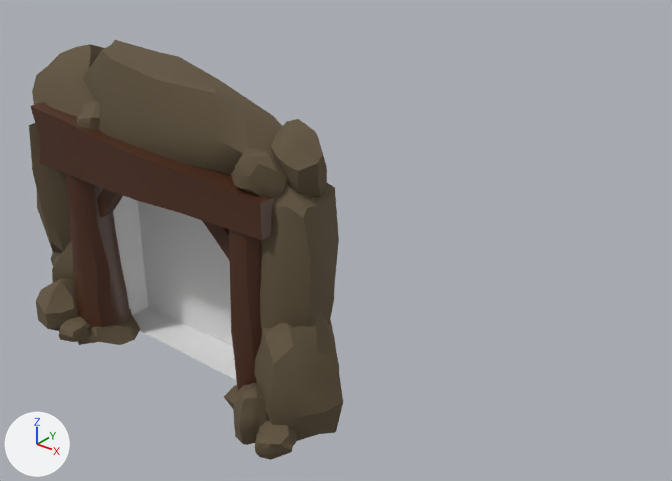
Before and after pictures for a commit that changed the FBX model Assets/Meshes/doorway.fbx.
Rendered twice from a 50 mm lens placed at (25.78, -2.92, 13.13), pointed at (11.09, 15.44, 1.74). The lights are fixed; the arrows at lower left show +X, +Y and +Z.

The scene before the commit, as lines of its bpy script (objects in view):
```python
me_cylinder_003 = bpy.data.meshes.new('Cylinder.003')
me_cylinder_003.from_pydata(...)  # 1101 vertices, 975 faces; spans x -4.91..5.14, y -1.36..1.87, z -2.64..5.81
# faces by material slot: [160, 810, 5]
me_cylinder_003.materials.append(mat_wood)  # brown #4e2c18
me_cylinder_003.materials.append(mat_rock)  # brown #62543e
me_cylinder_003.materials.append(mat_other)  # white #e7e7e7
ob_cave_doorway = bpy.data.objects.new('cave_doorway', me_cylinder_003)
ob_cave_doorway.location = (10.36, 9.85, 2.02)
```
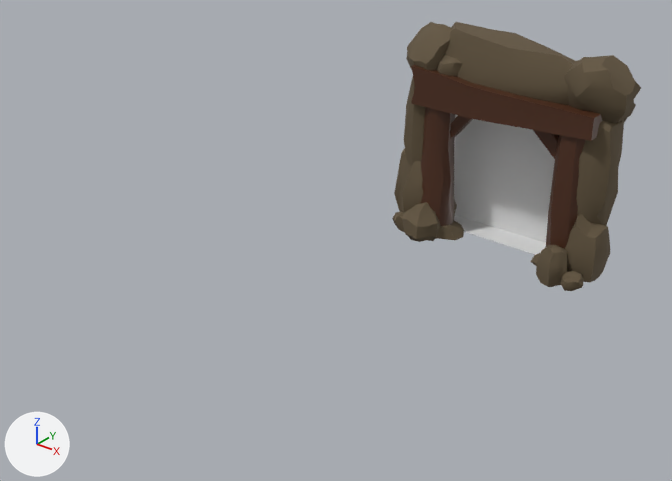
The change, as a list of edits to the scene's bpy script:
```text
Change me_cylinder_003:
    remove me_cylinder_003.from_pydata(...)  # 1101 vertices, 975 faces; spans x -4.91..5.14, y -1.36..1.87, z -2.64..5.81
    add me_cylinder_003.from_pydata(...)  # 987 vertices, 871 faces; spans x -4.06..3.91, y -1.31..1.72, z -2.09..5.29
    me_cylinder_003 part 1: the loose piece of 60 vertices spanning x -3.29..-1.97, y -0.65..0.65, z -1.54..2.93 is moved by (0.29, 0.0, 0.0)
    me_cylinder_003 part 2: the loose piece of 60 vertices spanning x 2.38..3.51, y -0.56..0.56, z -1.59..3.09 is moved by (-0.48, 0.0, 0.0)
    me_cylinder_003 part 3: the loose piece of 37 vertices spanning x -3.7..3.73, y -0.57..0.64, z 2.75..4.36 is scaled about its middle by 0.854, then moved by (0.02, -0.12, -0.12)
    me_cylinder_003 part 4: the loose piece of 24 vertices spanning x -2.38..-1.0, y -0.13..0.24, z 1.6..3.15 is moved by (0.2, 0.0, 0.0)
    me_cylinder_003 part 5: the loose piece of 24 vertices spanning x 1.29..2.89, y -0.14..0.17, z 1.68..3.15 is moved by (-0.39, 0.0, 0.0)
    me_cylinder_003 part 6: the loose piece of 56 vertices spanning x -3.05..3.93, y -0.24..1.72, z 3.04..5.81 is scaled about its middle by (1, 1, 0.911), then moved by (-0.29, 0.0, -0.39)
    me_cylinder_003 part 7: the loose piece of 52 vertices spanning x 2.71..5.14, y -0.96..1.47, z -1.81..1.67 is turned 128.7 degrees about the z axis through its middle and scaled by 0.674, then moved by (-0.72, -0.12, -0.47)
    me_cylinder_003 part 8: the loose piece of 63 vertices spanning x 2.89..3.94, y -1.29..-0.18, z -1.94..-0.59 is moved by (-0.88, 0.0, 0.0)
    me_cylinder_003 part 9: the loose piece of 55 vertices spanning x 3.74..4.69, y -1.36..-0.43, z -1.87..-1.2 is scaled about its middle by 0.759, then moved by (-0.93, 0.0, 0.0)
    me_cylinder_003 part 10: the loose piece of 56 vertices spanning x 2.96..4.63, y -0.37..1.11, z 0.07..4.28 is moved by (-0.88, 0.0, -0.38)
    me_cylinder_003 part 11: the loose piece of 52 vertices spanning x -4.65..-3.84, y -0.82..0.01, z -1.72..-1.16 is scaled about its middle by 1.09, then moved by (1.04, -0.08, -0.04)
    me_cylinder_003 part 12: the loose piece of 40 vertices spanning x -3.52..-1.57, y -0.99..0.91, z -1.84..-1.32 is moved by (0.36, 0.0, 0.0)
    me_cylinder_003 part 13: the loose piece of 40 vertices spanning x 2.12..3.99, y -0.74..0.75, z -1.71..-1.4 is moved by (-0.59, 0.0, 0.0)
    me_cylinder_003 part 14: the loose piece of 66 vertices spanning x -4.8..-1.91, y -0.42..1.87, z 2.78..5.56 is rebuilt with 66 vertices and now spans x -4.06..-1.86, y -0.52..1.54, z 2.82..5.29
    me_cylinder_003 part 15: the loose piece of 56 vertices spanning x -4.69..-2.86, y -0.6..1.14, z 0.03..4.24 is rebuilt with 56 vertices and now spans x -3.78..-1.95, y -0.54..1.11, z 0.03..4.24
    me_cylinder_003 part 16: a new loose piece of 66 vertices spanning x 1.6..3.91, y -0.5..1.59, z 3.18..5.11, in mat_rock (brown #62543e)
    me_cylinder_003 part 17: a new loose piece of 54 vertices spanning x -3.16..-1.76, y -1.31..0.44, z -2.08..-0.49, in mat_rock (brown #62543e)
    me_cylinder_003 part 18: a new loose piece of 52 vertices spanning x -3.91..-1.83, y -0.78..1.31, z -2.09..1.15, in mat_rock (brown #62543e)
    me_cylinder_003 part 19: the loose piece of 66 vertices spanning x 2.68..3.89, y -0.49..0.56, z 3.48..4.64 is deleted
    me_cylinder_003 part 20: the loose piece of 48 vertices spanning x -3.17..-2.35, y -1.23..-0.44, z -1.75..-1.15 is deleted
    me_cylinder_003 part 21: 106 vertices removed from x -4.91..-2.81, y -1.31..1.62, z -2.64..1.3
    me_cylinder_003 part 22: 66 vertices removed from x 2.8..4.49, y 0.04..1.4, z 3.33..5.07
Change ob_cave_doorway:
    ob_cave_doorway.location: (10.36, 9.85, 2.02) -> (12.34, 22.29, 1.01)
```

Boxes (x1, y1, x2, y2) around the edits, measured in the pictures (672 x 481 px; the box of a moved part takes in the faces that stretch with it):
'cave_doorway', reshaped, moved (21% narrower, 36% shorter)
    before: (29, 40, 343, 460)
    after: (392, 22, 641, 291)
part 1 of me_cylinder_003, moved or reshaped
    before: (65, 173, 130, 328)
    after: (421, 107, 455, 226)
part 2 of me_cylinder_003, moved or reshaped
    before: (229, 229, 262, 390)
    after: (546, 135, 586, 249)
part 3 of me_cylinder_003, moved or reshaped
    before: (30, 101, 275, 240)
    after: (411, 65, 602, 141)
part 4 of me_cylinder_003, moved or reshaped
    before: (98, 189, 123, 218)
    after: (450, 116, 473, 139)
part 5 of me_cylinder_003, moved or reshaped
    before: (202, 220, 230, 261)
    after: (533, 130, 558, 159)
part 6 of me_cylinder_003, moved or reshaped
    before: (83, 40, 283, 176)
    after: (445, 22, 628, 122)
part 7 of me_cylinder_003, moved or reshaped
    before: (255, 309, 343, 441)
    after: (565, 214, 610, 283)
part 8 of me_cylinder_003, moved or reshaped
    before: (233, 383, 268, 445)
    after: (536, 245, 567, 287)
part 9 of me_cylinder_003, moved or reshaped
    before: (255, 421, 297, 460)
    after: (561, 271, 584, 291)
part 10 of me_cylinder_003, moved or reshaped
    before: (260, 183, 339, 331)
    after: (576, 119, 624, 225)
part 11 of me_cylinder_003, moved or reshaped (not visible before)
    after: (392, 212, 404, 232)
part 12 of me_cylinder_003, moved or reshaped
    before: (78, 309, 140, 345)
    after: (424, 220, 464, 240)
part 13 of me_cylinder_003, moved or reshaped
    before: (224, 385, 238, 409)
    after: (530, 253, 568, 272)
part 14 of me_cylinder_003, rebuilt
    before: (32, 44, 105, 116)
    after: (406, 22, 453, 70)
part 15 of me_cylinder_003, rebuilt
    before: (29, 123, 71, 253)
    after: (404, 77, 425, 167)
part 16 of me_cylinder_003, added (brown)
    after: (564, 55, 641, 123)
part 17 of me_cylinder_003, added (brown)
    after: (402, 202, 441, 242)
part 18 of me_cylinder_003, added (brown)
    after: (394, 148, 457, 216)
part 19 of me_cylinder_003, deleted (brown)
    before: (231, 148, 288, 200)
part 20 of me_cylinder_003, deleted (brown)
    before: (59, 315, 90, 342)
part 21 of me_cylinder_003, deleted (brown)
    before: (36, 241, 78, 331)
part 22 of me_cylinder_003, deleted (brown)
    before: (271, 119, 327, 197)
